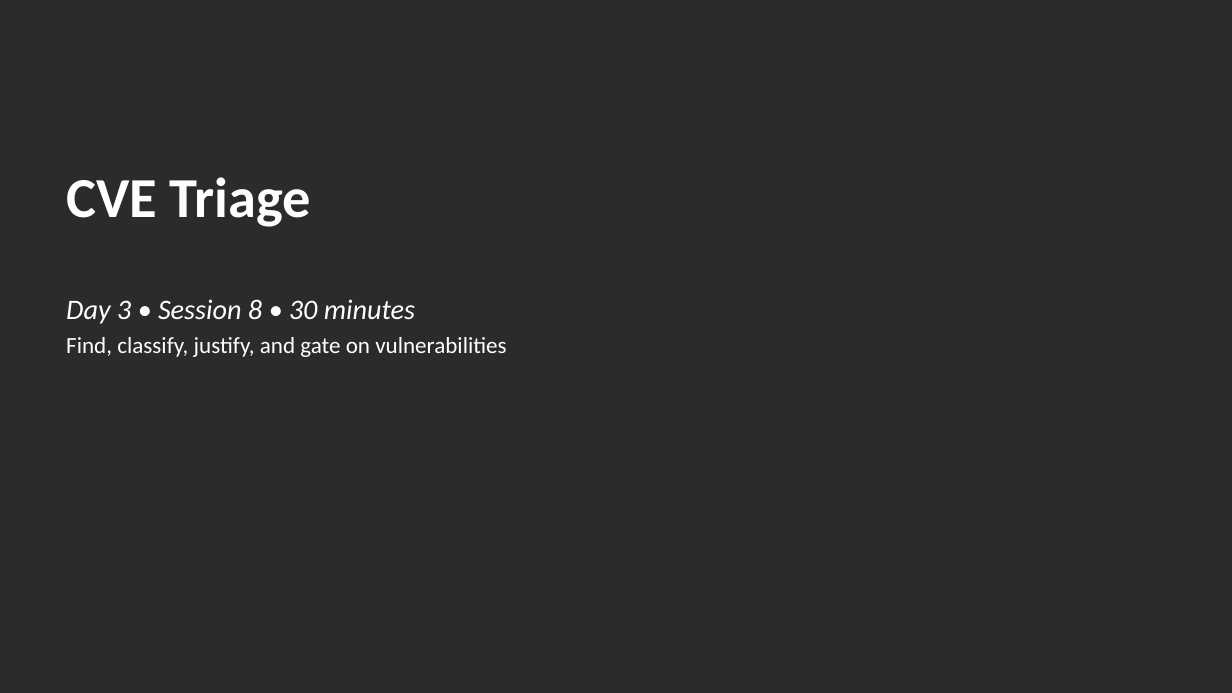
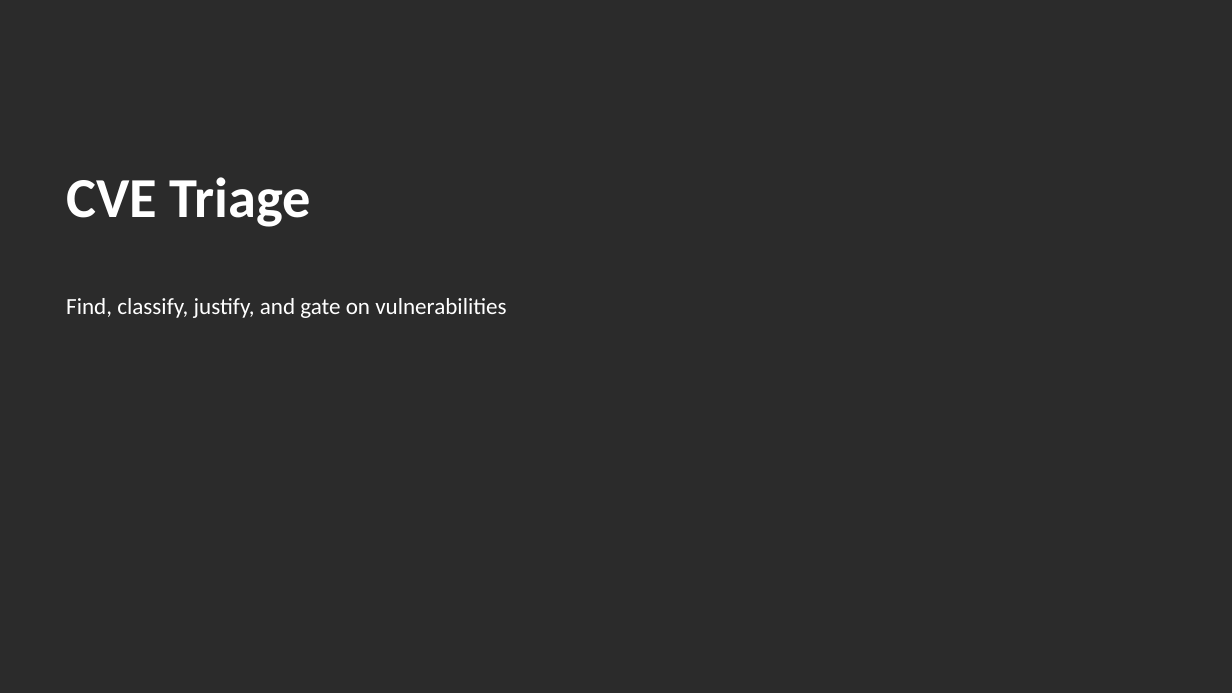
Before and after one commit to EmertxeInfoTech/Allegion-Training-Materials, a slide deck: slide 1 of yocto_training_all_session_decks/session_decks/D3S8_CVE_Triage.pptx. Drawn at 1232x693 pixels with LibreOffice and Linux fonts; fonts in the diff are those of the drawing; background and template pictures are left out; a plain dark background stands for a picture behind light text. Boxes give left, top, right and bottom in pixels: in the first picture for what was removed or moved away, otherwise in the second. Text is boxed around its words. In the diff, an @@ line names an element or a change of style, - is before the commit and + after.

```diff
--- a/yocto_training_all_session_decks/session_decks/D3S8_CVE_Triage.pptx
+++ b/yocto_training_all_session_decks/session_decks/D3S8_CVE_Triage.pptx
@@ subtitle at box(66, 299, 415, 324): paragraph removed @@
-Day 3 • Session 8 • 30 minutes
```
Also in this commit, not shown: 17 other files.
